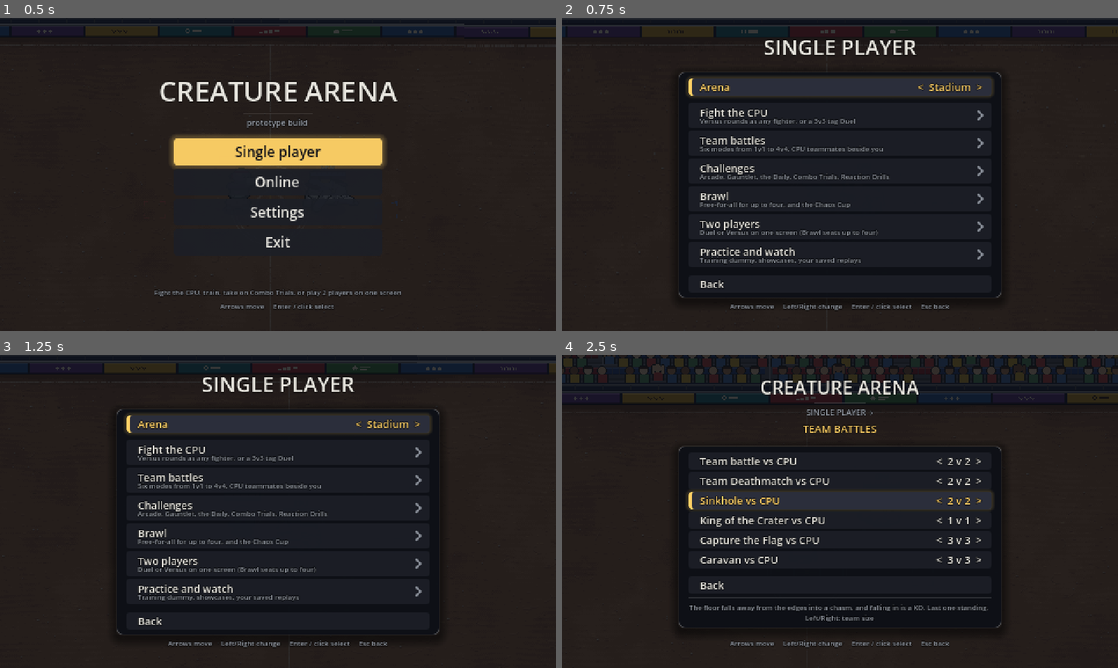
Above: before the commit, frames 1-4 (two rows, left to right).
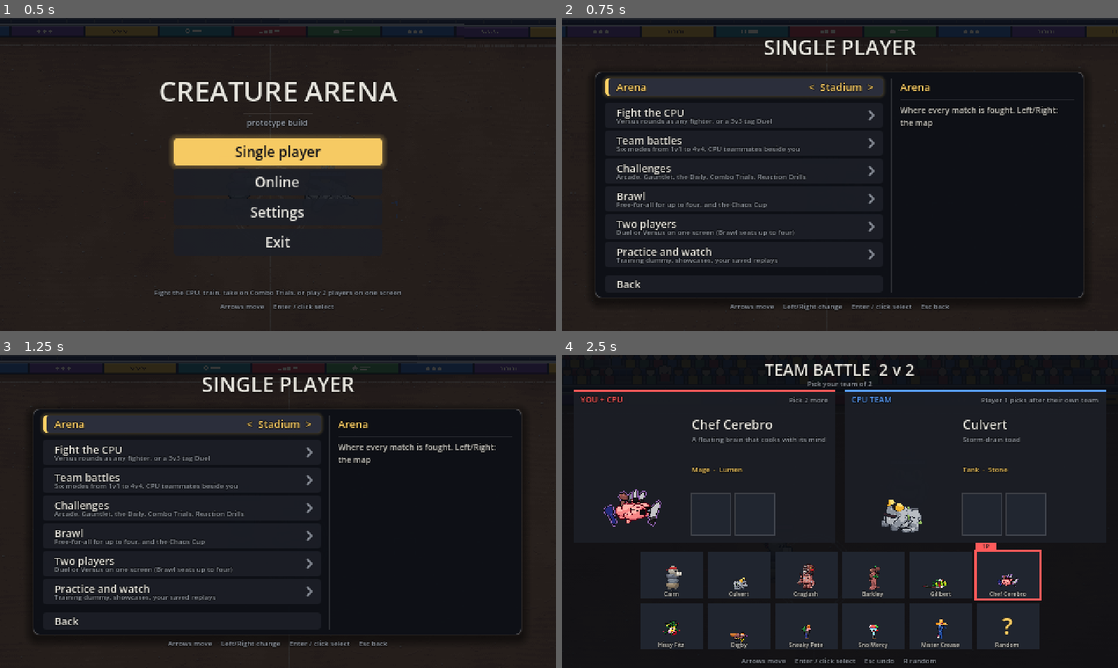
Above: after the commit, the same moments.

Repository: Redelements/creature-arena_
Game: Godot game, scene res://scenes/main.tscn
Same seed, same stepped clock (60 frames per second), same inputs: the game is played once before the commit and once after it.
Inputs (mouse positions are in pixels of both pictures, inside the frame that each line leads up to):
- Up to frame 1 (0.5 s): no input
- Up to frame 2 (0.75 s): click "Single player" at 0.5 s
- Up to frame 3 (1.25 s): no input
- Up to frame 4 (2.5 s): click "Team battles" at 1.25 s; tap Enter (menu_confirm) at 2 s; move the mouse to (962, 495) at 2.02 s; hold D (kb_right) from 2.03 s (still down); tap F8 (kb_change_fighter) at 2.1 s; click (962, 495) at 2.17 s

Frame 1 is identical in both runs. In frame 2, 10% of the frame differs, in the area x 6-94%, y 17-90%; in frame 3, 9.5%; in frame 4, 20%, in the area x 0-100%, y 0-100%.

Commit message:
Two-pane menus: rows on the left, the focused row's text in a panel that never moves
The description was a line inside the centred panel of rows: a longer text
grew the panel and shifted the rows under a still mouse, which focused another
row, which changed the text again. UiScreen.detail puts a fixed-width panel on
the right with the focused row's title and text, its box sized once for the
longest text the page shows (blurb for rows with none, entitle() for a text
field). The Single player and Settings pages, Controls and Training options use
it; the line under the other menus always holds two lines now.

Co-Authored-By: Claude Fable 5.1 <noreply@anthropic.com>

Diff:
--- a/src/game/main.gd
+++ b/src/game/main.gd
@@ -566,9 +566,10 @@
 func _open_single() -> void:
 	var scr := UiScreen.new()
 	scr.title = "SINGLE PLAYER"  # no logo: six cards and the arena row fill the screen
-	scr.row_width = 262.0
+	scr.row_width = 240.0
 	scr.row_gap = 2
-	scr.show_desc = false  # the cards say what they hold
+	scr.detail = true
+	scr.blurb = "Fight the CPU, train, take on Combo Trials, or play 2 players on one screen"
 	scr.hints = ["move", "change", "select", "back"]
 	scr.builder = func(s: UiScreen):
 		var maps: Array = []
@@ -596,8 +597,10 @@
 	scr.logo = true
 	scr.crumbs = ["SINGLE PLAYER"]
 	scr.title = String(group.get("title", "")).to_upper()
-	scr.row_width = 262.0
+	scr.row_width = 236.0
 	scr.row_gap = 2
+	scr.detail = true
+	scr.blurb = String(group.get("desc", ""))
 	scr.hints = ["move", "change", "select", "back"]
 	scr.builder = func(s: UiScreen):
 		for r in MENU_ROWS.size():
@@ -670,8 +673,9 @@
 	var scr := UiScreen.new()
 	scr.logo = true
 	scr.title = "SETTINGS"
-	scr.row_width = 200.0
-	scr.row_width = 240.0
+	scr.row_width = 230.0
+	scr.detail = true
+	scr.blurb = "CPU level, keyboard layout, volume, fullscreen, frame rate"
 	scr.builder = func(s: UiScreen):
 		s.add_card("Game", "CPU level, rumble, screen shake, online server, input delay",
 			func(): _open_settings_page("game"), "How the game plays and where it plays online")
@@ -693,7 +697,10 @@
 	scr.logo = true
 	scr.crumbs = ["SETTINGS"]
 	scr.title = page.to_upper()
-	scr.row_width = 270.0
+	scr.row_width = 236.0
+	scr.detail = true
+	scr.blurb = {"game": "How the game plays and where it plays online", "video": "The screen and the frame rate",
+		"audio": "Volumes"}.get(page, "")
 	scr.hints = ["move", "change", "back"]
 	scr.builder = func(s: UiScreen):
 		for key in SETTING_PAGES[page]:
@@ -733,6 +740,7 @@
 		_online_server = t.strip_edges()
 		_save_settings())
 	s.add_row(f, "Where Quick match and rooms play. Leave it empty for %s" % default_server())
+	s.entitle(f, "Online server")
 	return f
 
 
@@ -756,7 +764,9 @@
 	scr.logo = true
 	scr.crumbs = ["SETTINGS"]
 	scr.title = "CONTROLS"
-	scr.row_width = 250.0
+	scr.row_width = 236.0
+	scr.detail = true
+	scr.blurb = "Who presses what"
 	scr.hints = ["move", "change", "select", "back"]
 	scr.builder = func(s: UiScreen):
 		_add_setting_row(s, "layout")
@@ -2741,7 +2751,9 @@
 	var scr := UiScreen.new()
 	scr.crumbs = ["PAUSED"]
 	scr.title = "TRAINING OPTIONS"
-	scr.row_width = 230.0
+	scr.row_width = 220.0
+	scr.detail = true
+	scr.blurb = "No cooldowns, Surge always full, what the dummy does"
 	scr.hints = ["move", "change", "back"]
 	scr.builder = func(s: UiScreen):
 		_add_setting_row(s, "no_cooldowns")
--- a/src/ui/ui_screen.gd
+++ b/src/ui/ui_screen.gd
@@ -1,8 +1,13 @@
 class_name UiScreen
 extends Control
-## One menu screen: a heading, a column of rows, a line describing the focused row, and
-## a hint line at the bottom. Subclasses (or whoever makes one) add rows in build();
-## ScreenStack shows it and handles Back.
+## One menu screen: a heading, a column of rows, a description of the focused row (in a
+## panel on the right with `detail`, else a line under the column) and a hint line at the
+## bottom. Subclasses (or whoever makes one) add rows in build(); ScreenStack shows it and
+## handles Back.
+##
+## Nothing on a screen moves while it is open: the description's box is sized once, for
+## the longest text it will show, so a longer line can't grow the panel and shift the rows
+## under a still mouse (which refocused another row, which changed the text again).
 ##
 ## Rows are ordinary Controls (Buttons, OptionRows, a LineEdit...), so Godot's focus
 ## system moves between them with the arrows, the d-pad and the stick (MenuStick), and the
@@ -21,6 +26,13 @@
 var framed := true
 ## The line under the rows describing the focused one (off where the rows say it all).
 var show_desc := true
+## Two panes: the rows on the left and a panel on the right, the same height as the
+## column, with the focused row's title and its description (and room for more). For
+## pages with a lot to say; the pause and match-over menus keep the line.
+var detail := false
+var detail_width := 150.0
+## What the panel says for a row with no description of its own (Back): the page's.
+var blurb := ""
 ## Hint line items for Prompts.line(); empty: no hint line.
 var hints: Array = ["move", "select", "back"]
 ## How dark the screen behind is drawn (0: not at all).
@@ -46,9 +58,11 @@
 
 var _list: VBoxContainer
 var _desc: Label
+var _detail_title: Label
 var _hint: Label
 var _gamepad := false
 var _descriptions := {}  ## row -> text shown while it's focused
+var _titles := {}  ## row -> the panel's title when the row has no text of its own
 
 
 func _init() -> void:
@@ -93,7 +107,42 @@
 	_list.custom_minimum_size = Vector2(row_width, 0)
 	_list.add_theme_constant_override("separation", row_gap)
 	_desc = _label("", UiTheme.SIZE_HINT, UiTheme.C_DIM)
-	if framed:
+	_desc.autowrap_mode = TextServer.AUTOWRAP_WORD_SMART
+	if framed and detail:
+		# Two panes in one frame: the column, a rule, and the panel. The panel's width is
+		# fixed and its text box is sized after build() for the longest description.
+		var frame := PanelContainer.new()
+		frame.mouse_filter = MOUSE_FILTER_IGNORE
+		center.add_child(frame)
+		var panes := HBoxContainer.new()
+		panes.add_theme_constant_override("separation", 7)
+		panes.mouse_filter = MOUSE_FILTER_IGNORE
+		frame.add_child(panes)
+		panes.add_child(_list)
+		var vr := ColorRect.new()
+		vr.color = UiTheme.C_RULE
+		vr.custom_minimum_size = Vector2(1, 0)
+		vr.mouse_filter = MOUSE_FILTER_IGNORE
+		panes.add_child(vr)
+		var side := VBoxContainer.new()
+		side.custom_minimum_size = Vector2(detail_width, 0)
+		side.add_theme_constant_override("separation", 3)
+		side.mouse_filter = MOUSE_FILTER_IGNORE
+		panes.add_child(side)
+		_detail_title = _label("", UiTheme.SIZE_ROW, UiTheme.C_ACCENT)
+		_detail_title.horizontal_alignment = HORIZONTAL_ALIGNMENT_LEFT
+		_detail_title.vertical_alignment = VERTICAL_ALIGNMENT_CENTER
+		_detail_title.custom_minimum_size = Vector2(detail_width, row_height)
+		_detail_title.clip_text = true
+		side.add_child(_detail_title)
+		side.add_child(_rule(detail_width))
+		_desc.add_theme_font_size_override("font_size", UiTheme.SIZE_HINT + 1)
+		_desc.add_theme_color_override("font_color", Color(UiTheme.C_TEXT, 0.9))
+		_desc.horizontal_alignment = HORIZONTAL_ALIGNMENT_LEFT
+		_desc.vertical_alignment = VERTICAL_ALIGNMENT_TOP
+		_desc.custom_minimum_size = Vector2(detail_width, 0)
+		side.add_child(_desc)
+	elif framed:
 		# The column and its description line in one panel.
 		var frame := PanelContainer.new()
 		frame.mouse_filter = MOUSE_FILTER_IGNORE
@@ -105,8 +154,9 @@
 		inner.add_child(_list)
 		if show_desc:
 			inner.add_child(_rule(row_width))
-			_desc.autowrap_mode = TextServer.AUTOWRAP_WORD_SMART
-			_desc.custom_minimum_size = Vector2(row_width, 9)
+			# Two lines, always: a one-line text leaves the second empty, a longer one is cut.
+			_desc.max_lines_visible = 2
+			_desc.custom_minimum_size = Vector2(row_width, _lines_height(_desc, 2))
 			_desc.horizontal_alignment = HORIZONTAL_ALIGNMENT_CENTER
 			_desc.vertical_alignment = VERTICAL_ALIGNMENT_TOP
 			inner.add_child(_desc)
@@ -124,6 +174,28 @@
 	build()
 	link_focus()
 	refresh_hint()
+	if _detail_title != null:
+		_size_detail()
+
+
+## The panel's text box, sized once for the longest text any row (or the page) shows.
+func _size_detail() -> void:
+	var texts: Array = _descriptions.values()
+	texts.append(blurb)
+	var font := _desc.get_theme_font("font")
+	var fs := _desc.get_theme_font_size("font_size")
+	var tallest := 0.0
+	for t in texts:
+		var sz := font.get_multiline_string_size(String(t), HORIZONTAL_ALIGNMENT_LEFT, detail_width, fs,
+			-1, TextServer.BREAK_MANDATORY | TextServer.BREAK_WORD_BOUND)
+		tallest = maxf(tallest, sz.y)
+	# A line of slack: the Label's own wrapping can differ from the measure by a word.
+	_desc.custom_minimum_size = Vector2(detail_width, tallest + font.get_height(fs))
+
+
+## The height of `n` lines of a label's font.
+func _lines_height(l: Label, n: int) -> float:
+	return l.get_theme_font("font").get_height(l.get_theme_font_size("font_size")) * n + 1.0
 
 
 ## Subclasses add their rows here (or set `builder`).
@@ -230,6 +302,14 @@
 		_show_description(c)
 
 
+## The panel's title while `c` is focused, for a row that isn't a Button or an OptionRow
+## (a text field).
+func entitle(c: Control, text: String) -> void:
+	_titles[c] = text
+	if c.has_focus():
+		_show_description(c)
+
+
 func rows() -> Array:
 	var out: Array = []
 	for c in _list.get_children():
@@ -270,8 +350,25 @@
 
 
 func _show_description(c: Control) -> void:
-	if _desc != null:
-		_desc.text = String(_descriptions.get(c, ""))
+	if _desc == null:
+		return
+	var text := String(_descriptions.get(c, ""))
+	if _detail_title != null:
+		_detail_title.text = _row_title(c)
+		_desc.text = text if text != "" else blurb
+	else:
+		_desc.text = text
+
+
+## What the panel calls a row: an OptionRow's label, a Button's text, or what `entitle` said.
+func _row_title(c: Control) -> String:
+	if _titles.has(c):
+		return String(_titles[c])
+	if c is OptionRow:
+		return (c as OptionRow).label
+	if c is Button:
+		return (c as Button).text
+	return ""
 
 
 func _label(text: String, size_px: int, col: Color) -> Label:
--- a/tests/test_ui.gd
+++ b/tests/test_ui.gd
@@ -1248,3 +1248,41 @@
 	assert_eq(g.hud.help_text, "%s watch the demo again    %s next trial    Esc menu" % [
 		Controls.binding_text("debug_dummy_mode", "classic"), Controls.binding_text("reset", "classic")], "")
 	g.free()
+
+
+func test_the_description_box_never_changes_size_as_focus_moves() -> void:
+	# The mouse focuses whatever it's over: if a longer description grew the panel, the
+	# rows would shift under a still cursor, focus another row, and the text would
+	# change again. So the box is sized once, for the longest text the page shows.
+	var g := _game()
+	g._open_menu()
+	_press("ui_accept")  # Single player
+	for card in ["Team battles", "Challenges"]:
+		_open_card(g, card)
+		var page: UiScreen = g.ui.top()
+		assert_true(page.detail, card + ": rows on the left, the panel on the right")
+		var sizes := {}
+		var texts := {}
+		for r in page.rows():
+			(r as Control).grab_focus()
+			sizes[page._desc.get_combined_minimum_size()] = true
+			texts[page._desc.text] = true
+			var label: String = (r as OptionRow).label if r is OptionRow else (r as Button).text
+			assert_eq(page._detail_title.text, label, card + ": the panel is titled after the row")
+		assert_true(texts.size() > 1, card + ": the text changes with the row")
+		assert_eq(sizes.size(), 1, card + ": the box never does: " + str(sizes.keys()))
+		(page.rows().back() as Control).grab_focus()  # Back has no text of its own
+		assert_eq(page._desc.text, page.blurb, card + ": Back shows the page's own line")
+		_press("ui_cancel")
+	# A page that keeps the line under the column holds two lines whatever the text.
+	g._start_match(2)
+	_tick(g, 30)
+	_press("pause")
+	var pause: UiScreen = g.ui.top()
+	var pause_sizes := {}
+	for r in pause.rows():
+		(r as Control).grab_focus()
+		pause_sizes[pause._desc.get_combined_minimum_size()] = true
+	assert_eq(pause_sizes.size(), 1, "the pause menu's line: " + str(pause_sizes.keys()))
+	assert_eq(pause._desc.max_lines_visible, 2, "two lines")
+	g.free()
Not shown, changed: src/ui/CLAUDE.md
